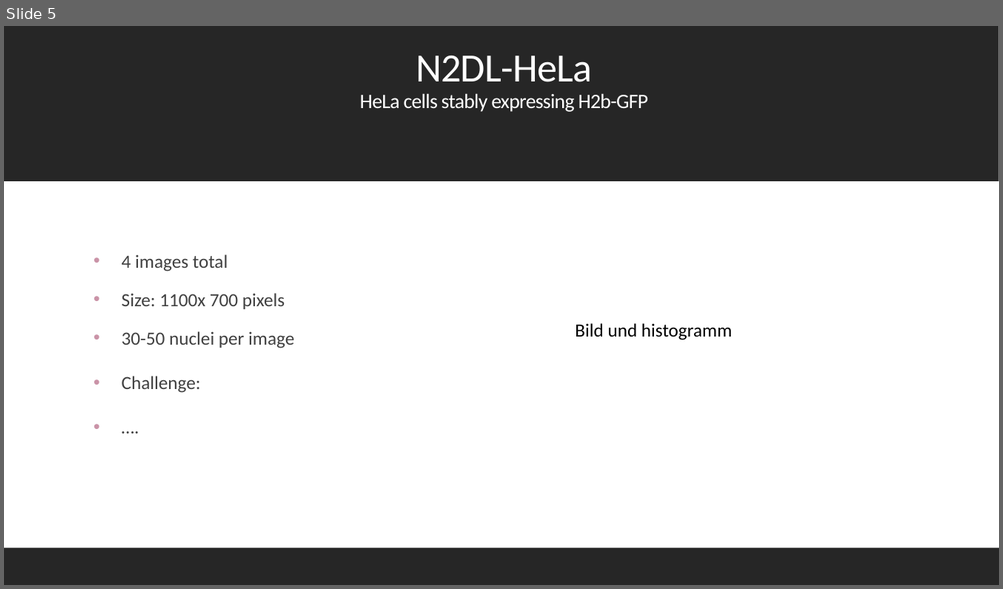
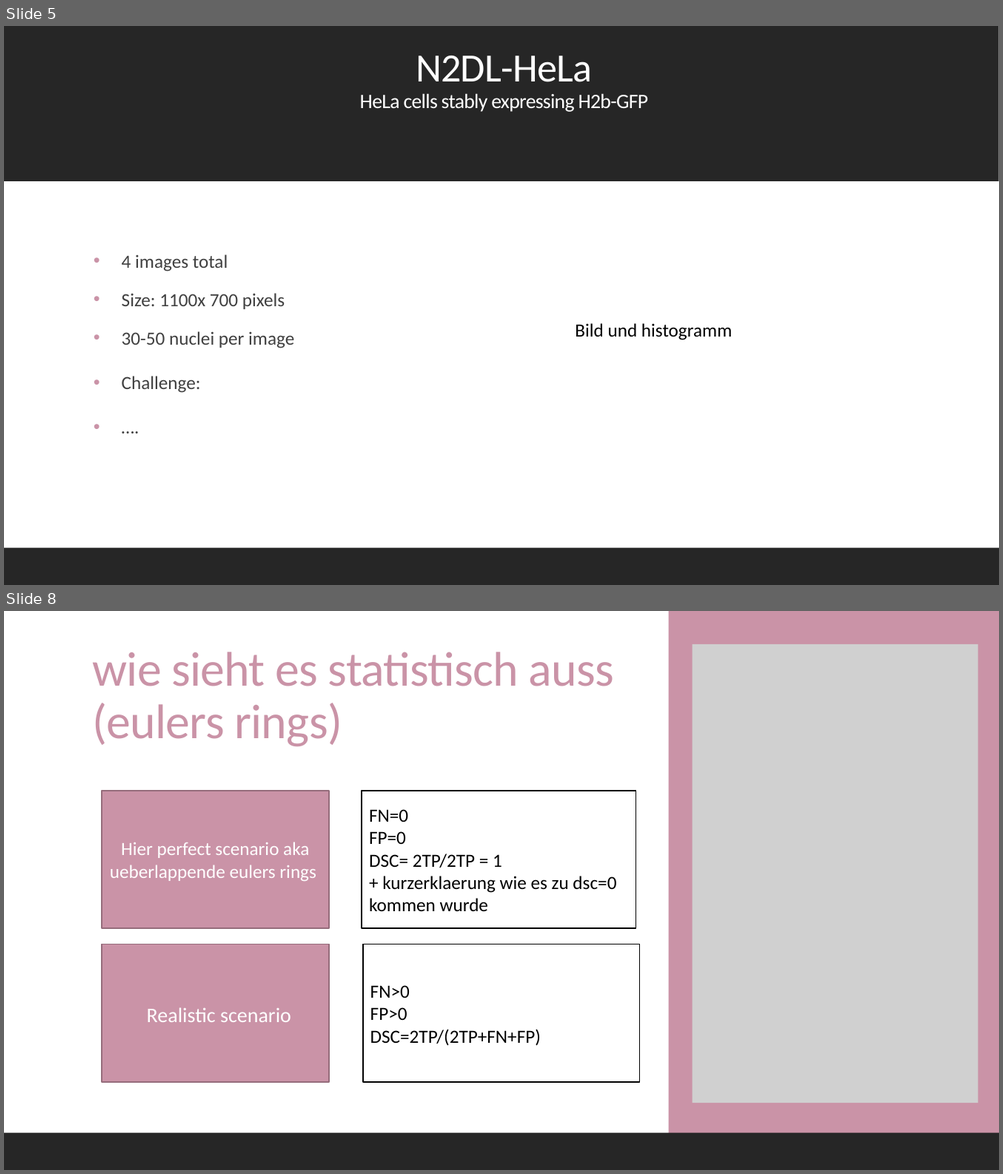
Before and after one commit to datascience-mobi-2022/2022-topic-01-team-04, a slide deck: presentation/layout.pptx. Shown one above the other, each under a label of ours: slide 5 before the commit, slides 5 and 8 after it; the slides between them are not shown. The pictures are 1003x589 and 1003x1174 pixels, drawn with LibreOffice and Linux fonts; fonts in the diff are those of the drawing; grey boxes stand for pictures. Boxes give left, top, right and bottom in pixels: in the first picture for what was removed or moved away, otherwise in the second. Text is boxed around its words. In the diff, an @@ line names an element or a change of style, - is before the commit and + after.

```diff
--- a/presentation/layout.pptx
+++ b/presentation/layout.pptx
@@ slide 8 added at [4,611,999,1170], background #FFFFFF @@
@@ rectangle added at [4,611,999,1170], fill #FFFFFF @@
@@ rectangle added at [669,611,999,1170], fill #CA93A7 @@
@@ title added at [92,652,614,746], 47 pt, text #CA93A7 @@
+wie sieht es statistisch auss (eulers rings)
@@ picture added at [692,644,978,1103] @@
@@ rectangle added at [102,791,329,929], fill #CA93A7, outline #956D7C 1.25 pt, 18 pt, text #FFFFFF @@
+Hier perfect scenario aka ueberlappende eulers rings
@@ rectangle added at [361,791,635,929], fill #FFFFFF, outline #000000 1.25 pt, 18 pt, text #000000 @@
+FN=0
+FP=0
+DSC= 2TP/2TP = 1
++ kurzerklaerung wie es zu dsc=0 kommen wurde
@@ text added at [102,945,329,1082], fill #CA93A7, outline #956D7C 1.25 pt, 20 pt, text #FFFFFF @@
+  Realistic scenario
@@ rectangle added at [363,945,640,1082], fill #FFFFFF, outline #000000 1.25 pt, 18 pt, text #000000 @@
+FN>0
+FP>0
+DSC=2TP/(2TP+FN+FP)
@@ rectangle added at [4,1133,999,1170], fill #262626 @@
```
Also in this commit, not shown: 2 other slides added, 1 slide removed.
